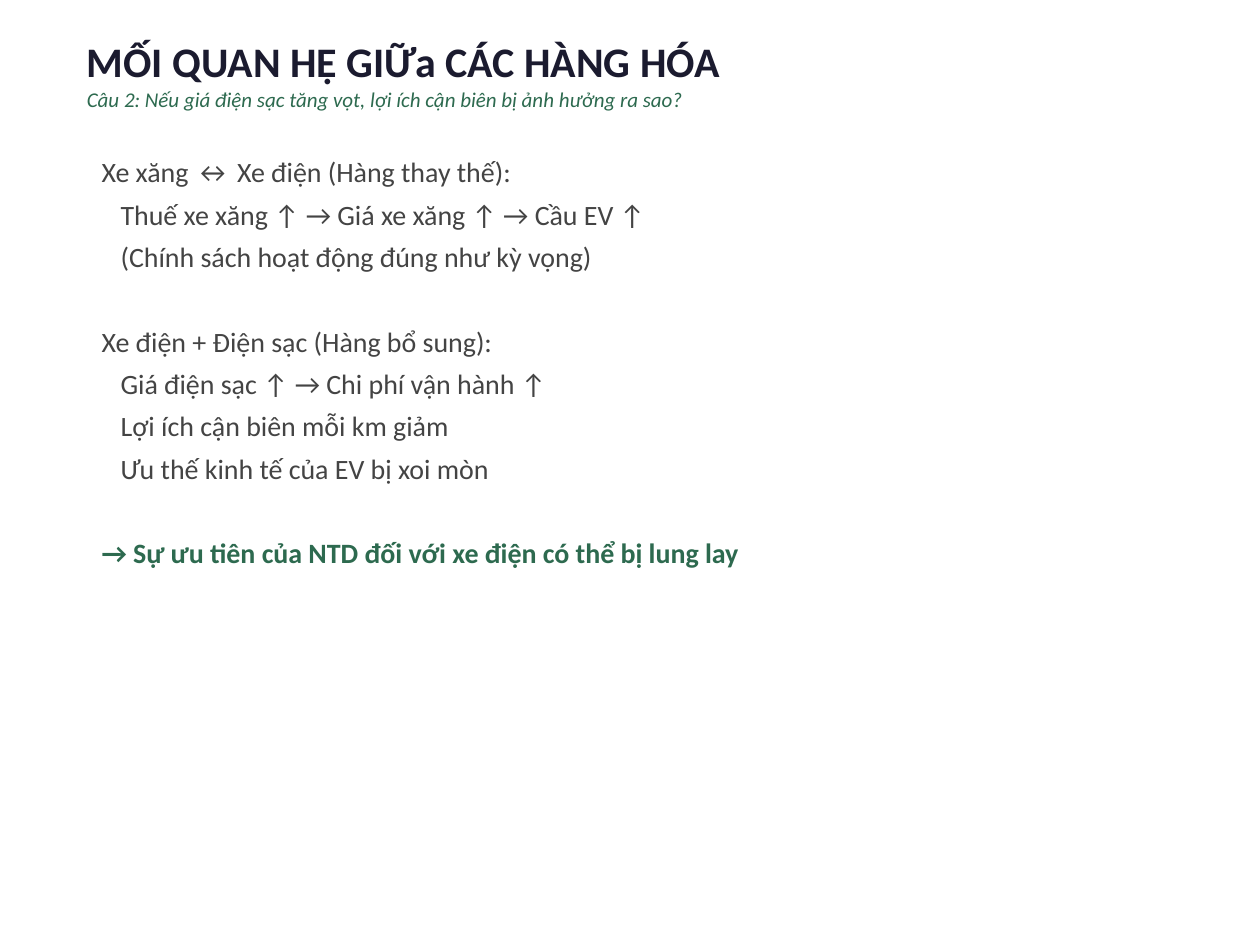
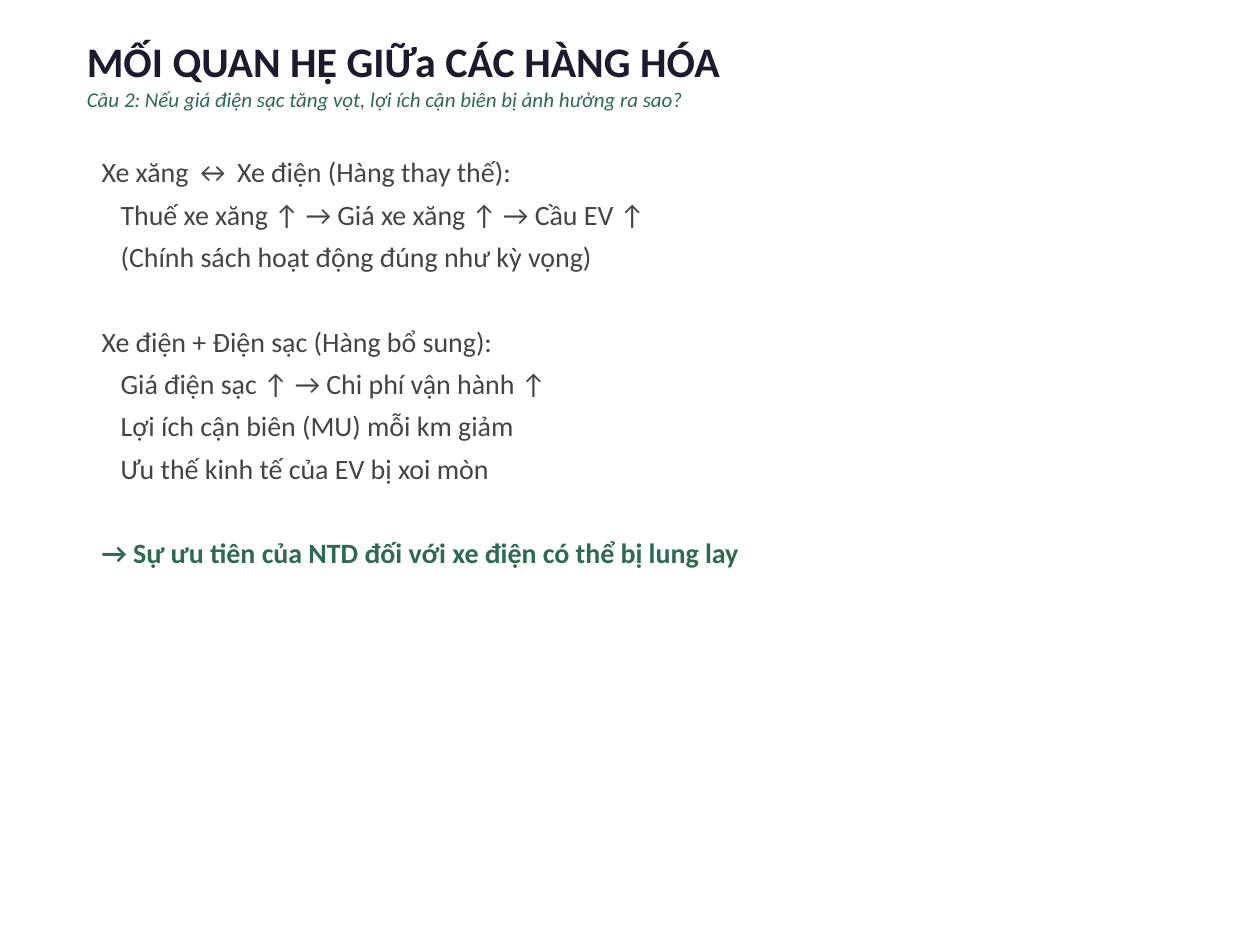
Before and after one commit to nhandanhhuynh/MBA-Knowledge-Vault, a slide deck: slide 8 of 01_Courses/01_Active/00_BSKT/00_Kinh Te Vi Mo/07_AI-Workspace/Outputs/Xe-dien-Alpha-Trinh-bay.pptx. Drawn at 1260x945 pixels with LibreOffice and Linux fonts; fonts in the diff are those of the drawing. Boxes give left, top, right and bottom in pixels: in the first picture for what was removed or moved away, otherwise in the second. Text is boxed around its words. In the diff, an @@ line names an element or a change of style, - is before the commit and + after.

```diff
--- a/01_Courses/01_Active/00_BSKT/00_Kinh Te Vi Mo/07_AI-Workspace/Outputs/Xe-dien-Alpha-Trinh-bay.pptx
+++ b/01_Courses/01_Active/00_BSKT/00_Kinh Te Vi Mo/07_AI-Workspace/Outputs/Xe-dien-Alpha-Trinh-bay.pptx
@@ text at (121,413,513,441): text changed @@
-Lợi ích cận biên mỗi km giảm
+Lợi ích cận biên (MU) mỗi km giảm
```
Also in this commit, not shown: 1 other slide changed, 5 other files.
